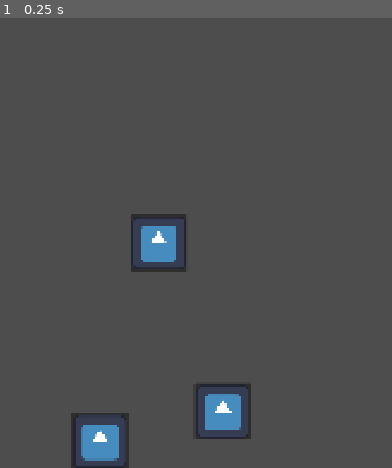
Above: before the commit, frame 1.
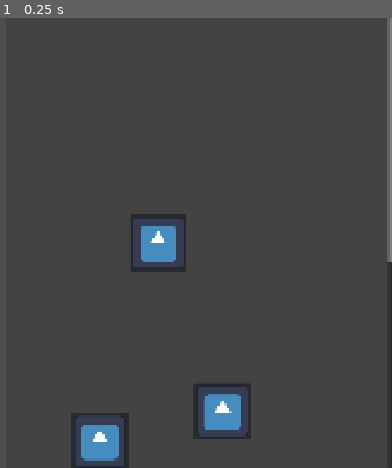
Above: after the commit, the same moment.

Repository: Novali91/CameraGame
Game: Godot game, scene res://02_Map/map.tscn
The game is run twice, just before and just after one commit, with the same random seed, the same clock (stepped at 60 frames per second) and the same inputs. The engine's default icon, where the game draws it, is replaced by a stand-in: a white triangle on a blue panel in a dark square.
Inputs:
- Up to frame 1 (0.25 s): no input

The runs differ from the first frame. In frame 1, 0.6% of the frame differs, in the area x 20-100%, y 0-100%.

Commit message:
Added conversation viewer

Diff:
--- /dev/null
+++ b/02_Map/conversation_viewer.gd
@@ -0,0 +1,23 @@
+extends Control
+class_name ConversationViewer
+
+@onready var list_node: VBoxContainer = $ScrollContainer/VBoxContainer
+@export var conversation_line: PackedScene
+var conversation: Conversation
+
+func update_conversation(time: float):
+	for child in list_node.get_children():
+		child.queue_free()
+		list_node.remove_child(child)
+	if conversation == null or time < conversation.start_time or time > conversation.end_time:
+		conversation = null
+		return
+	for line in conversation.lines:
+		if line.time > time:
+			break
+		var temp = conversation_line.instantiate()
+		temp.get_node("MarginContainer/MarginContainer/HBoxContainer/Portrait").texture = conversation.get_speaker(line.speaker).portrait
+		temp.get_node("MarginContainer/MarginContainer/HBoxContainer/Text").text = line.content
+		temp.get_node("MarginContainer/MarginContainer/HBoxContainer/Time").text = str(line.time) + "s"
+		list_node.add_child(temp)
+		temp.owner = list_node
--- a/02_Map/map.gd
+++ b/02_Map/map.gd
@@ -5,6 +5,7 @@
 @export var people_node: Node
 @export var camera_locations_node: Node
 @export var conversations_node: Node
+@export var conversation_viewer: ConversationViewer
 var people: Array[Person] = []
 var camera_locations: Array[Marker2D] = []
 var conversations: Array[Conversation] = []
@@ -26,6 +27,7 @@
 	cam.position = get_camera_location(cam_name).position
 	for person in people:
 		person.travel(time)
+	conversation_viewer.update_conversation(time)
 
 func get_camera_location(cam_name: String) -> Marker2D:
 	for camera_location in camera_locations:
--- a/02_Map/map.tscn
+++ b/02_Map/map.tscn
@@ -4,9 +4,12 @@
 [ext_resource type="PackedScene" uid="uid://bvu7gak4r5ofl" path="res://04_People/person.tscn" id="2_0kn42"]
 [ext_resource type="Script" uid="uid://bkeuiiag2pumx" path="res://04_People/01_Navigation/keyframe.gd" id="3_6a3md"]
 [ext_resource type="PackedScene" uid="uid://c8g7ccgaq1gjr" path="res://04_People/01_Navigation/travel_node.tscn" id="4_nlxlw"]
-[ext_resource type="Script" uid="uid://bvg6wxhxd6eh" path="res://02_Map/01_Route_Visualization/route_visualization.gd" id="5_0kn42"]
-[ext_resource type="PackedScene" uid="uid://c0w84j5tl2i0n" path="res://02_Map/01_Route_Visualization/speech_bubble.tscn" id="6_m81h6"]
+[ext_resource type="Texture2D" uid="uid://cq173gc7oa86x" path="res://icon.svg" id="4_p83x3"]
+[ext_resource type="Script" uid="uid://bvg6wxhxd6eh" path="res://02_Map/route_visualization.gd" id="5_0kn42"]
+[ext_resource type="PackedScene" uid="uid://c0w84j5tl2i0n" path="res://02_Map/speech_bubble.tscn" id="6_m81h6"]
+[ext_resource type="Script" uid="uid://d38m28scdapjj" path="res://02_Map/conversation_viewer.gd" id="7_8gkpk"]
 [ext_resource type="PackedScene" uid="uid://cssi8g4355xoj" path="res://04_People/01_Navigation/conversation.tscn" id="7_12wv5"]
+[ext_resource type="PackedScene" uid="uid://i03mt82ikfyo" path="res://04_People/01_Navigation/dialogue_line.tscn" id="8_2iucv"]
 [ext_resource type="Script" uid="uid://d3k1q53qepbfn" path="res://04_People/01_Navigation/dialogue_line.gd" id="8_temgq"]
 
 [sub_resource type="Resource" id="Resource_shwjl"]
@@ -50,56 +53,52 @@
 
 [sub_resource type="Resource" id="Resource_2iucv"]
 script = ExtResource("8_temgq")
-content = "hello"
+content = "hello! what a nice day it is!"
 speaker = NodePath("../../People/PersonC")
 time = 4.0
 metadata/_custom_type_script = "uid://d3k1q53qepbfn"
 
 [sub_resource type="Resource" id="Resource_p83x3"]
 script = ExtResource("8_temgq")
-content = "yo"
+content = "yes it sure is!"
 speaker = NodePath("../../People/PersonB")
-time = 8.0
+time = 5.0
 metadata/_custom_type_script = "uid://d3k1q53qepbfn"
 
-[node name="Map" type="Node2D" unique_id=1922977521 node_paths=PackedStringArray("route_vis", "cam", "people_node", "camera_locations_node", "conversations_node")]
+[sub_resource type="Resource" id="Resource_xvpcf"]
+script = ExtResource("8_temgq")
+content = "What an interesting conversation we're having here!"
+speaker = NodePath("../../People/PersonC")
+time = 6.0
+metadata/_custom_type_script = "uid://d3k1q53qepbfn"
+
+[node name="Map" type="Node2D" unique_id=1922977521 node_paths=PackedStringArray("route_vis", "cam", "people_node", "camera_locations_node", "conversations_node", "conversation_viewer")]
 script = ExtResource("1_mks04")
 route_vis = NodePath("RouteVisualization")
 cam = NodePath("Camera2D")
 people_node = NodePath("People")
 camera_locations_node = NodePath("Camera Locations")
 conversations_node = NodePath("Conversations")
+conversation_viewer = NodePath("Camera2D/Conversation Viewer")
 
 [node name="People" type="Node" parent="." unique_id=443070008]
 
 [node name="PersonA" parent="People" unique_id=738572913 instance=ExtResource("2_0kn42")]
 position = Vector2(259.2904, 476.2379)
 route = Array[ExtResource("3_6a3md")]([SubResource("Resource_shwjl"), SubResource("Resource_eakoi"), SubResource("Resource_8jrwq"), SubResource("Resource_gth8u")])
-description = ""
-age = 0
-sex = ""
-height = 0
-weight = 0
+portrait = ExtResource("4_p83x3")
 speed = 200.0
 
 [node name="PersonB" parent="People" unique_id=299382854 node_paths=PackedStringArray("conversations") instance=ExtResource("2_0kn42")]
 position = Vector2(553.6736, 404.3639)
 route = Array[ExtResource("3_6a3md")]([SubResource("Resource_m81h6"), SubResource("Resource_12wv5"), SubResource("Resource_temgq"), SubResource("Resource_8gkpk")])
-description = ""
-age = 0
-sex = ""
-height = 0
-weight = 0
+portrait = ExtResource("4_p83x3")
 speed = 275.0
 conversations = [NodePath("../../Conversations/ConversationA")]
 
 [node name="PersonC" parent="People" unique_id=548292400 node_paths=PackedStringArray("conversations") instance=ExtResource("2_0kn42")]
 position = Vector2(400, 0)
-description = ""
-age = 0
-sex = ""
-height = 0
-weight = 0
+portrait = ExtResource("4_p83x3")
 speed = 3.0
 conversations = [NodePath("../../Conversations/ConversationA")]
 
@@ -123,9 +122,48 @@
 speech_bubble = ExtResource("6_m81h6")
 
 [node name="Line" type="Line2D" parent="RouteVisualization" unique_id=1437924463]
-points = PackedVector2Array(553.6736, 404.3639, 587, 415)
+points = PackedVector2Array(259.2904, 476.2379, 587, 415, 211, 295, 805, 184, 256, 478)
 
 [node name="Camera2D" type="Camera2D" parent="." unique_id=62318575]
+offset = Vector2(0.77, 0)
+
+[node name="Conversation Viewer" type="Control" parent="Camera2D" unique_id=1530081595]
+layout_mode = 3
+anchors_preset = 6
+anchor_left = 1.0
+anchor_top = 0.5
+anchor_right = 1.0
+anchor_bottom = 0.5
+offset_left = 37.0
+offset_top = -540.0
+offset_right = 960.0
+offset_bottom = 540.0
+grow_horizontal = 0
+grow_vertical = 2
+script = ExtResource("7_8gkpk")
+conversation_line = ExtResource("8_2iucv")
+
+[node name="ColorRect" type="ColorRect" parent="Camera2D/Conversation Viewer" unique_id=415914477]
+layout_mode = 1
+anchors_preset = 15
+anchor_right = 1.0
+anchor_bottom = 1.0
+grow_horizontal = 2
+grow_vertical = 2
+color = Color(0.16078432, 0.16078432, 0.16078432, 0.28235295)
+
+[node name="ScrollContainer" type="ScrollContainer" parent="Camera2D/Conversation Viewer" unique_id=1616645929]
+layout_mode = 1
+anchors_preset = 15
+anchor_right = 1.0
+anchor_bottom = 1.0
+grow_horizontal = 2
+grow_vertical = 2
+
+[node name="VBoxContainer" type="VBoxContainer" parent="Camera2D/Conversation Viewer/ScrollContainer" unique_id=186098299]
+custom_minimum_size = Vector2(0, 2000)
+layout_mode = 2
+size_flags_horizontal = 3
 
 [node name="Camera Locations" type="Node" parent="." unique_id=1552811131]
 
@@ -138,6 +176,6 @@
 [node name="Conversations" type="Node" parent="." unique_id=1820263092]
 
 [node name="ConversationA" parent="Conversations" unique_id=2052112119 instance=ExtResource("7_12wv5")]
-lines = Array[ExtResource("8_temgq")]([SubResource("Resource_2iucv"), SubResource("Resource_p83x3")])
+lines = Array[ExtResource("8_temgq")]([SubResource("Resource_2iucv"), SubResource("Resource_p83x3"), SubResource("Resource_xvpcf")])
 start_time = 4.0
-end_time = 8.0
+end_time = 6.0
--- /dev/null
+++ b/02_Map/profile.tscn
@@ -0,0 +1,66 @@
+[gd_scene format=3 uid="uid://clmwwecc0hg0h"]
+
+[ext_resource type="Texture2D" uid="uid://cq173gc7oa86x" path="res://icon.svg" id="1_3f186"]
+
+[node name="Profile" type="Control" unique_id=2122392444]
+layout_mode = 3
+anchors_preset = 7
+anchor_left = 0.5
+anchor_top = 1.0
+anchor_right = 0.5
+anchor_bottom = 1.0
+offset_left = -248.5
+offset_top = -366.0
+offset_right = 248.5
+grow_horizontal = 2
+grow_vertical = 0
+mouse_filter = 2
+
+[node name="MarginContainer" type="MarginContainer" parent="." unique_id=1752164876]
+z_index = 99
+z_as_relative = false
+layout_mode = 1
+anchors_preset = 15
+anchor_right = 1.0
+anchor_bottom = 1.0
+offset_top = -97.0
+grow_horizontal = 2
+grow_vertical = 2
+theme_override_constants/margin_bottom = 100
+
+[node name="Background" type="ColorRect" parent="MarginContainer" unique_id=705903128]
+layout_mode = 2
+color = Color(0.23137255, 0.23137255, 0.23137255, 0.38431373)
+
+[node name="MarginContainer" type="MarginContainer" parent="MarginContainer" unique_id=730605848]
+layout_mode = 2
+theme_override_constants/margin_left = 10
+theme_override_constants/margin_top = 10
+theme_override_constants/margin_right = 10
+theme_override_constants/margin_bottom = 10
+
+[node name="VBoxContainer" type="VBoxContainer" parent="MarginContainer/MarginContainer" unique_id=1698891741]
+layout_mode = 2
+
+[node name="Name" type="Label" parent="MarginContainer/MarginContainer/VBoxContainer" unique_id=1943650730]
+layout_mode = 2
+theme_override_font_sizes/font_size = 40
+text = "Name here"
+horizontal_alignment = 1
+
+[node name="Portrait" type="TextureRect" parent="MarginContainer/MarginContainer/VBoxContainer" unique_id=78731494]
+layout_mode = 2
+size_flags_horizontal = 4
+size_flags_vertical = 4
+texture = ExtResource("1_3f186")
+
+[node name="Stats" type="Label" parent="MarginContainer/MarginContainer/VBoxContainer" unique_id=1842038567]
+layout_mode = 2
+text = "height wieght etc here"
+horizontal_alignment = 1
+autowrap_mode = 3
+
+[node name="Description" type="Label" parent="MarginContainer/MarginContainer/VBoxContainer" unique_id=1444251922]
+layout_mode = 2
+text = "description here"
+autowrap_mode = 3
--- a/03_OS/01_Windows/02_Window_Variants/camera_window.tscn
+++ b/03_OS/01_Windows/02_Window_Variants/camera_window.tscn
@@ -58,7 +58,7 @@
 [node name="SubViewport" type="SubViewport" parent="Window/ResizeMargins/VBoxContainer/Control/AspectRatioContainer/SubViewportContainer" unique_id=494281393]
 handle_input_locally = false
 size = Vector2i(133, 133)
-size_2d_override = Vector2i(1000, 1000)
+size_2d_override = Vector2i(2000, 2000)
 size_2d_override_stretch = true
 render_target_update_mode = 4
 
--- /dev/null
+++ b/04_People/01_Navigation/dialogue_line.tscn
@@ -0,0 +1,53 @@
+[gd_scene format=3 uid="uid://i03mt82ikfyo"]
+
+[ext_resource type="Texture2D" uid="uid://cq173gc7oa86x" path="res://icon.svg" id="1_6aqn5"]
+
+[node name="DialogueLine" type="Control" unique_id=1662321741]
+custom_minimum_size = Vector2(0, 150)
+layout_mode = 3
+anchors_preset = 0
+offset_right = 1920.0
+offset_bottom = 156.0
+
+[node name="MarginContainer" type="MarginContainer" parent="." unique_id=171161060]
+layout_mode = 1
+anchors_preset = 15
+anchor_right = 1.0
+anchor_bottom = 1.0
+grow_horizontal = 2
+grow_vertical = 2
+theme_override_constants/margin_left = 5
+theme_override_constants/margin_top = 5
+theme_override_constants/margin_right = 5
+theme_override_constants/margin_bottom = 5
+
+[node name="Background" type="ColorRect" parent="MarginContainer" unique_id=220463319]
+layout_mode = 2
+color = Color(0.23921569, 0.23921569, 0.23921569, 0.49411765)
+
+[node name="MarginContainer" type="MarginContainer" parent="MarginContainer" unique_id=686556275]
+layout_mode = 2
+theme_override_constants/margin_left = 10
+theme_override_constants/margin_top = 10
+theme_override_constants/margin_right = 10
+theme_override_constants/margin_bottom = 10
+
+[node name="HBoxContainer" type="HBoxContainer" parent="MarginContainer/MarginContainer" unique_id=1202806274]
+layout_mode = 2
+
+[node name="Portrait" type="TextureRect" parent="MarginContainer/MarginContainer/HBoxContainer" unique_id=1878583690]
+layout_mode = 2
+size_flags_horizontal = 0
+texture = ExtResource("1_6aqn5")
+expand_mode = 2
+
+[node name="Text" type="Label" parent="MarginContainer/MarginContainer/HBoxContainer" unique_id=1852328917]
+layout_mode = 2
+size_flags_horizontal = 3
+size_flags_vertical = 1
+theme_override_font_sizes/font_size = 25
+
+[node name="Time" type="Label" parent="MarginContainer/MarginContainer/HBoxContainer" unique_id=947186889]
+layout_mode = 2
+size_flags_horizontal = 8
+size_flags_vertical = 1
--- a/04_People/person.gd
+++ b/04_People/person.gd
@@ -19,6 +19,8 @@
 
 @export var conversations: Array[Conversation]
 var active_conversation: Conversation
+
+@onready var profile: Control = $Profile
 
 #currently only for editor view
 func _process(_delta: float) -> void:
@@ -61,5 +63,14 @@
 	return get_node(keyframe.travel_node_path) as TravelNode
 
 func _on_button_pressed() -> void:
-	print("Person details:" + name + " " + description + " " + str(age) + " " + sex + " " + str(height) + " " + str(weight))
+	#print("Person details:" + name + " " + description + " " + str(age) + " " + sex + " " + str(height) + " " + str(weight))
 	print("Conversation: " + str(active_conversation))
+	map.conversation_viewer.conversation = active_conversation
+
+
+func _on_button_mouse_entered() -> void:
+	profile.modulate = Color.WHITE
+
+
+func _on_button_mouse_exited() -> void:
+	profile.modulate = Color.TRANSPARENT
--- a/04_People/person.tscn
+++ b/04_People/person.tscn
@@ -2,14 +2,10 @@
 
 [ext_resource type="Texture2D" uid="uid://cq173gc7oa86x" path="res://icon.svg" id="1_0pife"]
 [ext_resource type="Script" uid="uid://c4v6bplvyuvs5" path="res://04_People/person.gd" id="1_hncb1"]
+[ext_resource type="PackedScene" uid="uid://clmwwecc0hg0h" path="res://02_Map/profile.tscn" id="3_qae2w"]
 
 [node name="Person" type="Node2D" unique_id=738572913]
 script = ExtResource("1_hncb1")
-description = null
-age = null
-sex = null
-height = null
-weight = null
 
 [node name="Button" type="Button" parent="." unique_id=1529186246]
 anchors_preset = 15
@@ -19,4 +15,9 @@
 grow_vertical = 2
 icon = ExtResource("1_0pife")
 
+[node name="Profile" parent="." unique_id=2122392444 instance=ExtResource("3_qae2w")]
+modulate = Color(1, 1, 1, 0)
+
+[connection signal="mouse_entered" from="Button" to="." method="_on_button_mouse_entered"]
+[connection signal="mouse_exited" from="Button" to="." method="_on_button_mouse_exited"]
 [connection signal="pressed" from="Button" to="." method="_on_button_pressed"]
--- a/project.godot
+++ b/project.godot
@@ -23,6 +23,10 @@
 window/stretch/mode="canvas_items"
 window/stretch/aspect="expand"
 
+[input_devices]
+
+pointing/emulate_touch_from_mouse=true
+
 [physics]
 
 d3d/physics_engine="Jolt Physics"
Not shown, added: 02_Map/conversation_viewer.gd.uid
Renamed: 02_Map/01_Route_Visualization/route_visualization.gd -> 02_Map/route_visualization.gd
Renamed: 02_Map/01_Route_Visualization/route_visualization.gd.uid -> 02_Map/route_visualization.gd.uid
Renamed: 02_Map/01_Route_Visualization/speech_bubble.tscn -> 02_Map/speech_bubble.tscn
